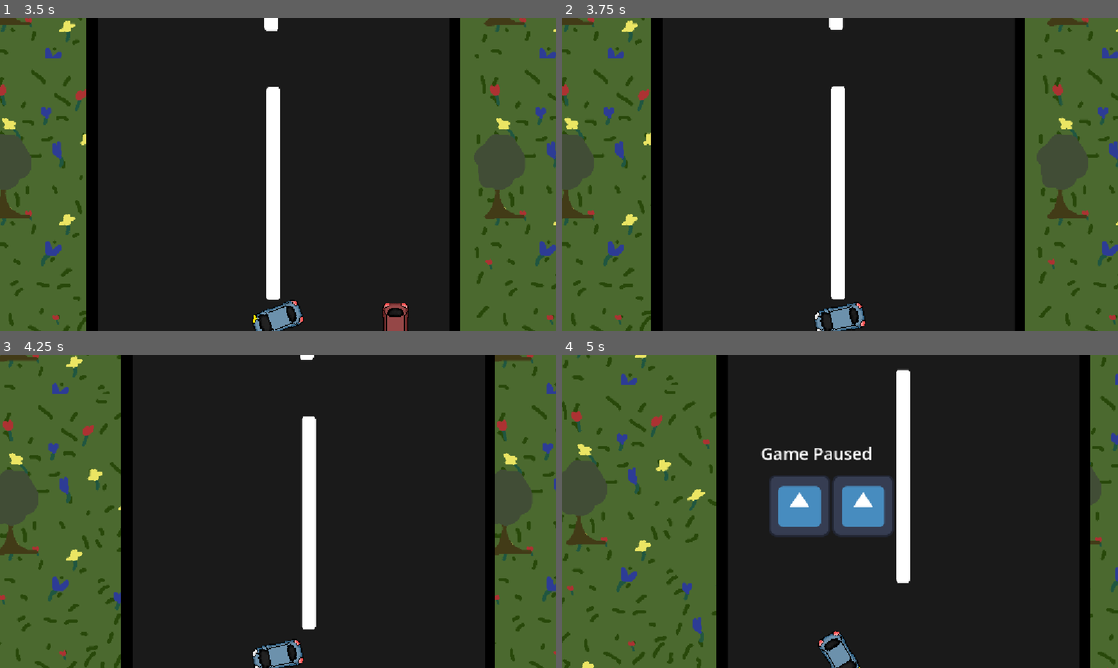
Above: before the commit, frames 1-4 (two rows, left to right).
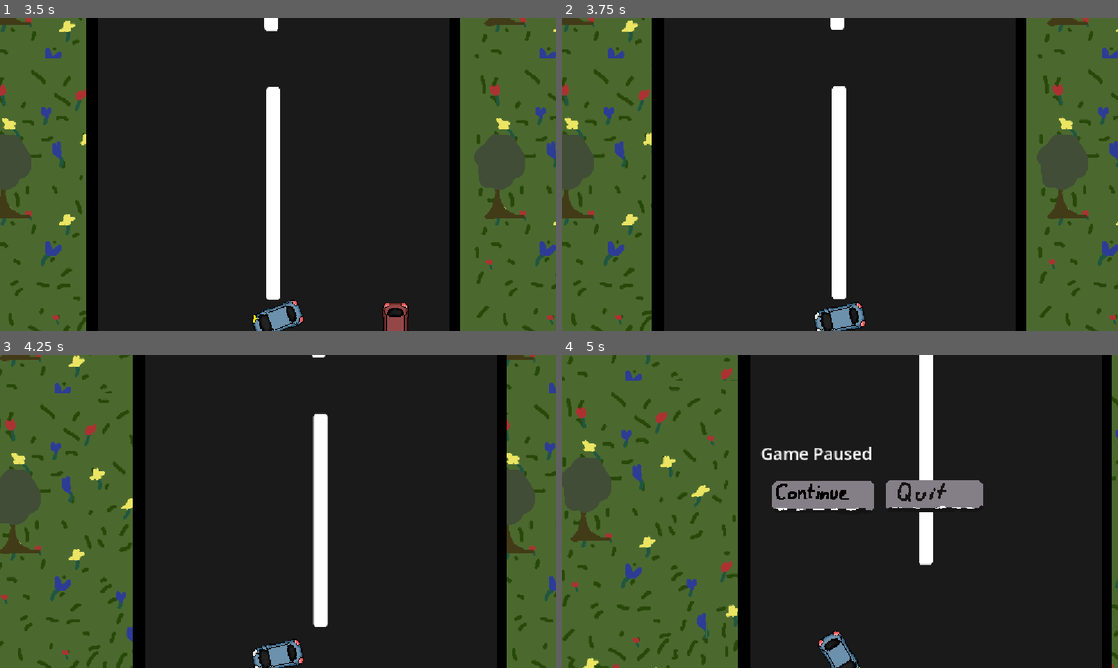
Above: after the commit, the same moments.

Repository: prakhar-gamer/NightTimeRacer
Game: Godot game, scene res://scenes/ui/title_screen.tscn
The game is run twice, just before and just after one commit, with the same random seed, the same clock (stepped at 60 frames per second) and the same inputs. The engine's default icon, where the game draws it, is replaced by a stand-in: a white triangle on a blue panel in a dark square.
Inputs (mouse positions are in pixels of both pictures, inside the frame that each line leads up to):
- Up to frame 1 (3.5 s): click (278, 227) at 0.5 s; tap Enter at 1.25 s; hold D (right) 1.28-2.03 s; hold S (down) 2.03-2.78 s; hold D (right) from 2.78 s (still down)
- Up to frame 2 (3.75 s): release D (right) at 3.53 s; hold W (forward) from 3.53 s (still down)
- Up to frame 3 (4.25 s): keep holding W (forward)
- Up to frame 4 (5 s): release W (forward) at 4.28 s; hold A (left) from 4.28 s (still down); tap Escape (pause) at 4.9 s

Frame 1 is identical in both runs. In frame 2, 1.0% of the frame differs, in the area x 0-100%, y 0-100%; in frame 3, 14%; in frame 4, 25%.

Commit message:
added all the assets, and finishing touches

Diff:
--- a/Scripts/ui/dead.gd
+++ b/Scripts/ui/dead.gd
@@ -27,4 +27,5 @@
 
 #quit button - switches to home screen
 func _on_quit_pressed() -> void:
+	get_tree().change_scene_to_file("res://scenes/ui/title_screen.tscn")
 	pass
--- a/scenes/ui/game_pause.gd
+++ b/Scripts/ui/game_pause.gd
@@ -39,3 +39,8 @@
 func crashed():
 	dead = true
 	pass
+
+
+func _on_quit_pressed() -> void:
+	get_tree().change_scene_to_file("res://scenes/ui/title_screen.tscn")
+	pass # Replace with function body.
--- a/scenes/player_car.tscn
+++ b/scenes/player_car.tscn
@@ -24,7 +24,6 @@
 [node name="PlayerCar" type="CharacterBody2D" unique_id=1530220514 groups=["player_car"]]
 script = ExtResource("1_ir7uv")
 allowBackwords = false
-acceleration = 300
 
 [node name="CollisionShape2D" type="CollisionShape2D" parent="." unique_id=1986271812]
 position = Vector2(-0.5, 1)
--- a/scenes/ui/dead.tscn
+++ b/scenes/ui/dead.tscn
@@ -1,46 +1,68 @@
 [gd_scene format=3 uid="uid://bgck8wbugbvyx"]
 
 [ext_resource type="Script" uid="uid://1ywlrvuxv1sx" path="res://Scripts/ui/dead.gd" id="1_lik7j"]
-[ext_resource type="Texture2D" uid="uid://c4y58h8nu7wur" path="res://icon.svg" id="2_q522o"]
+[ext_resource type="Texture2D" uid="uid://ng42x8ixiwsv" path="res://assets/Ui/assets.png" id="2_lik7j"]
+
+[sub_resource type="AtlasTexture" id="AtlasTexture_q522o"]
+atlas = ExtResource("2_lik7j")
+region = Rect2(480.29996, 360.84995, 463.09995, 247.50003)
+
+[sub_resource type="AtlasTexture" id="AtlasTexture_ear0r"]
+atlas = ExtResource("2_lik7j")
+region = Rect2(158.90857, 186.24042, 231.32788, 84.917816)
+
+[sub_resource type="AtlasTexture" id="AtlasTexture_lmucj"]
+atlas = ExtResource("2_lik7j")
+region = Rect2(171.9082, 293.98575, 213.75867, 77.59732)
 
 [node name="Dead" type="Node2D" unique_id=1212509600]
 process_mode = 3
 script = ExtResource("1_lik7j")
 
 [node name="Main Image" type="Sprite2D" parent="." unique_id=577648369]
-modulate = Color(1, 0.29411766, 0.2, 1)
-position = Vector2(576, 133)
-scale = Vector2(3.859375, 1.6640625)
-texture = ExtResource("2_q522o")
+position = Vector2(573, 177.99998)
+scale = Vector2(1.2542603, 1.4150271)
+texture = SubResource("AtlasTexture_q522o")
 
 [node name="RichTextLabel" type="RichTextLabel" parent="." unique_id=1626725991]
-offset_left = 443.0
-offset_top = 268.0
-offset_right = 703.0
-offset_bottom = 308.0
+modulate = Color(0, 0, 0, 1)
+z_index = 1
+offset_left = 449.0
+offset_top = 333.0
+offset_right = 706.0
+offset_bottom = 376.0
+text = "asd"
 
 [node name="Container" type="Control" parent="." unique_id=325223127]
 layout_mode = 3
 anchors_preset = 0
-offset_left = 15.0
-offset_top = 306.0
-offset_right = 1142.0
-offset_bottom = 639.0
+offset_left = -2.0
+offset_top = 340.0
+offset_right = 1125.0
+offset_bottom = 617.0
 
 [node name="HBoxContainer" type="HBoxContainer" parent="Container" unique_id=1223790698]
 layout_mode = 0
-offset_top = 37.0
+offset_top = 61.0
 offset_right = 1123.0
 offset_bottom = 328.0
 alignment = 1
 
 [node name="restart" type="TextureButton" parent="Container/HBoxContainer" unique_id=743773136]
+texture_filter = 1
 layout_mode = 2
-texture_normal = ExtResource("2_q522o")
+texture_normal = SubResource("AtlasTexture_ear0r")
 
 [node name="quit" type="TextureButton" parent="Container/HBoxContainer" unique_id=1416930488]
+texture_filter = 1
 layout_mode = 2
-texture_normal = ExtResource("2_q522o")
+texture_normal = SubResource("AtlasTexture_lmucj")
+
+[node name="ColorRect" type="ColorRect" parent="." unique_id=989700584]
+offset_left = 435.0
+offset_top = 329.0
+offset_right = 768.0
+offset_bottom = 369.0
 
 [connection signal="pressed" from="Container/HBoxContainer/restart" to="." method="_on_restart_pressed"]
 [connection signal="pressed" from="Container/HBoxContainer/quit" to="." method="_on_quit_pressed"]
--- a/scenes/ui/game_pause.tscn
+++ b/scenes/ui/game_pause.tscn
@@ -1,7 +1,15 @@
 [gd_scene format=3 uid="uid://bkmvwv7b2cyf0"]
 
-[ext_resource type="Script" uid="uid://c8nfp7k2ajv7p" path="res://scenes/ui/game_pause.gd" id="1_qexmg"]
-[ext_resource type="Texture2D" uid="uid://c4y58h8nu7wur" path="res://icon.svg" id="2_d0iq6"]
+[ext_resource type="Script" uid="uid://c8nfp7k2ajv7p" path="res://Scripts/ui/game_pause.gd" id="1_qexmg"]
+[ext_resource type="Texture2D" uid="uid://ng42x8ixiwsv" path="res://assets/Ui/assets.png" id="2_d0iq6"]
+
+[sub_resource type="AtlasTexture" id="AtlasTexture_jcret"]
+atlas = ExtResource("2_d0iq6")
+region = Rect2(164.10217, 183.84604, 229.94861, 99.38458)
+
+[sub_resource type="AtlasTexture" id="AtlasTexture_17tvs"]
+atlas = ExtResource("2_d0iq6")
+region = Rect2(172.61487, 287.94922, 221.48517, 85.15079)
 
 [node name="GamePause" type="Node2D" unique_id=113430541]
 process_mode = 3
@@ -31,11 +39,14 @@
 offset_bottom = 578.0
 
 [node name="Continue" type="TextureButton" parent="gui/HBoxContainer" unique_id=812541322]
+texture_filter = 1
 layout_mode = 2
-texture_normal = ExtResource("2_d0iq6")
+texture_normal = SubResource("AtlasTexture_jcret")
 
 [node name="Quit" type="TextureButton" parent="gui/HBoxContainer" unique_id=598330153]
+texture_filter = 1
 layout_mode = 2
-texture_normal = ExtResource("2_d0iq6")
+texture_normal = SubResource("AtlasTexture_17tvs")
 
 [connection signal="pressed" from="gui/HBoxContainer/Continue" to="." method="_on_continue_pressed"]
+[connection signal="pressed" from="gui/HBoxContainer/Quit" to="." method="_on_quit_pressed"]
--- a/scenes/ui/title_screen.tscn
+++ b/scenes/ui/title_screen.tscn
@@ -1,6 +1,6 @@
 [gd_scene format=3 uid="uid://brdyyuekl32hn"]
 
-[ext_resource type="Script" uid="uid://bcpng6468trxo" path="res://scenes/ui/title_screen.gd" id="1_aqpy5"]
+[ext_resource type="Script" uid="uid://bcpng6468trxo" path="res://Scripts/ui/title_screen.gd" id="1_aqpy5"]
 [ext_resource type="Texture2D" uid="uid://81noyladk05h" path="res://assets/Ui/TitleScrenText.png" id="2_a4ium"]
 [ext_resource type="Texture2D" uid="uid://cy4elo35qoe10" path="res://assets/Ui/TitleButtons.png" id="3_r23qo"]
 [ext_resource type="Texture2D" uid="uid://b37c2r484lv8p" path="res://assets/Ui/titleScreenBackground.png" id="4_cfe2f"]
Renamed: scenes/ui/game_pause.gd.uid -> Scripts/ui/game_pause.gd.uid
Renamed: scenes/ui/title_screen.gd -> Scripts/ui/title_screen.gd
Renamed: scenes/ui/title_screen.gd.uid -> Scripts/ui/title_screen.gd.uid
Binary file added: assets/Ui/assets.png
Not shown, added: assets/Ui/assets.png.import
